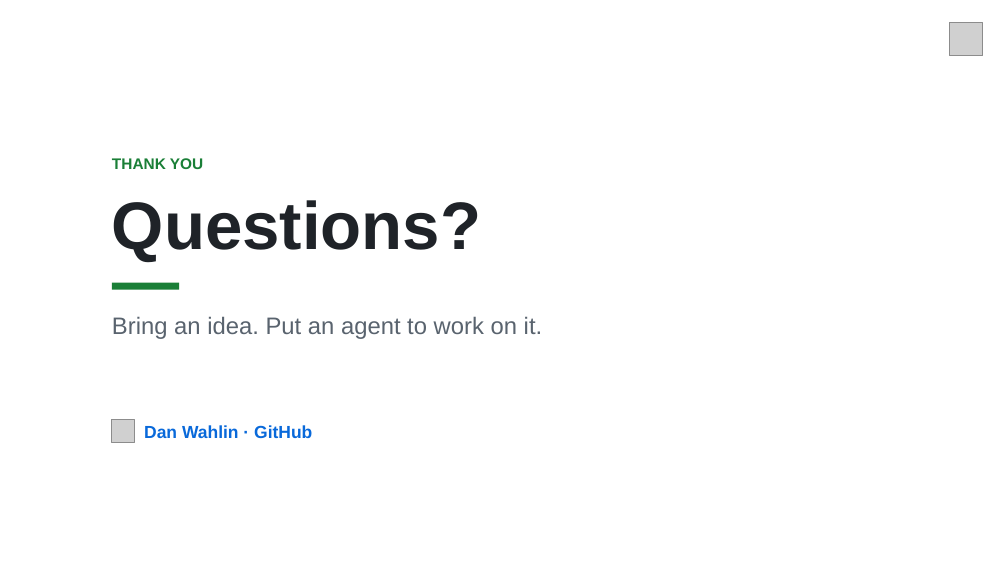
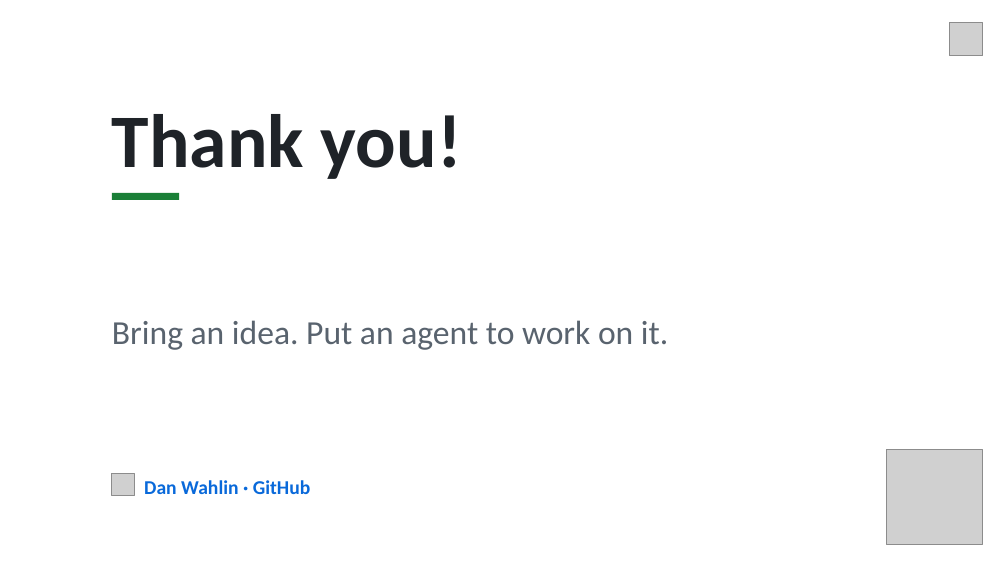
Before and after one commit to DanWahlin/housing-market-demo, a slide deck: slide 14 of talk/copilot-app-put-ai-agents-to-work.pptx (slide 16 before the commit). Drawn at 1008x567 pixels with LibreOffice and Linux fonts; fonts in the diff are those of the drawing; grey boxes stand for pictures; background and template pictures are left out. Boxes give left, top, right and bottom in pixels: in the first picture for what was removed or moved away, otherwise in the second. Text is boxed around its words. In the diff, an @@ line names an element or a change of style, - is before the commit and + after.

```diff
--- a/talk/copilot-app-put-ai-agents-to-work.pptx
+++ b/talk/copilot-app-put-ai-agents-to-work.pptx
@@ text at box(112, 114, 462, 179): text changed; size 11 to 54 pt; font Arial to Calibri; text colour #1A7F37 to #1F2328 @@
-THANK YOU
+Thank you!
@@ rectangle: place and size @@
-rectangle at box(112, 283, 179, 290)
+rectangle at box(112, 193, 179, 200)
@@ text removed at box(112, 200, 481, 261) @@
-Questions?
@@ text "Bring an idea. Put an ..." at box(112, 320, 668, 350): size 17 to 24 pt, font Arial to Calibri @@
@@ picture: place and size @@
-picture at box(112, 420, 134, 443)
+picture at box(112, 474, 134, 496)
@@ text "Dan Wahlin · GitHub": place and size @@
-text "Dan Wahlin · GitHub" at box(144, 425, 312, 438)
+text "Dan Wahlin · GitHub" at box(144, 480, 311, 494)
@@ text "Dan Wahlin · GitHub" at box(144, 480, 311, 494): size 12.5 to 14 pt, font Arial to Calibri @@
@@ picture added at box(887, 450, 982, 544) @@
```
Also in this commit, not shown: 13 other slides changed, 1 slide added, 2 slides removed.
